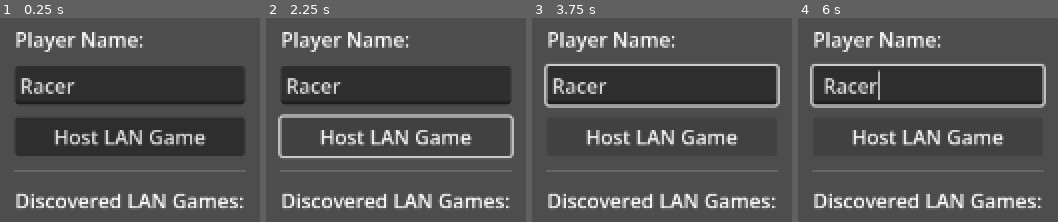
Above: before the commit, frames 1-4 (left to right).
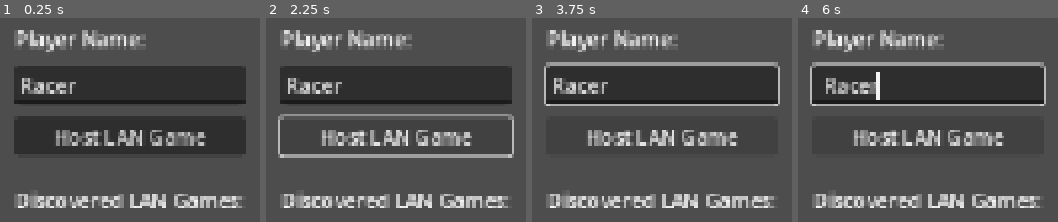
Above: after the commit, the same moments.

Repository: jensbroecher/mein-multiplayergame
Game: Godot game, scene res://Main.tscn
Two runs of this game, one before a commit and one after it. Both use one fixed random seed, a clock stepped at 60 frames per second and the inputs below.
Inputs:
- Up to frame 1 (0.25 s): no input
- Up to frame 2 (2.25 s): tap Enter at 0.5 s; hold Right (ui_right) 0.53-1.25 s; click "Host LAN Game" at 1.25 s; hold Down (ui_down) from 2.03 s (still down)
- Up to frame 3 (3.75 s): release Down (ui_down) at 2.78 s; hold Right (ui_right) 2.78-3.53 s; hold Up (ui_up) from 3.53 s (still down)
- Up to frame 4 (6 s): tap Space at 4.25, 5.75 s; release Up (ui_up) at 4.28 s; hold Left (ui_left) 4.28-5.78 s; tap Enter at 5 s; hold Down (ui_down) from 5.78 s (still down)

The runs differ from the first frame. In frame 1, 10% of the frame differs, in the area x 5-95%, y 5-94%; in frame 2, 13%; in frame 3, 13%; in frame 4, 13%.

Commit message:
Fix UI scaling on Retina displays and player spawn fall-through

Diff:
--- a/Level.tscn
+++ b/Level.tscn
@@ -8,6 +8,9 @@
 
 [sub_resource type="Sky" id="Sky_y"]
 sky_material = SubResource("ProceduralSkyMaterial_x")
+
+[sub_resource type="BoxShape3D" id="BoxShape3D_floor"]
+size = Vector3(100, 1, 100)
 
 [node name="Level" type="Node3D"]
 script = ExtResource("1_lev99")
@@ -22,8 +25,12 @@
 [node name="Track" type="Node3D" parent="."]
 
 [node name="Floor" type="CSGBox3D" parent="Track"]
-use_collision = true
 size = Vector3(100, 1, 100)
+
+[node name="StaticBody3D" type="StaticBody3D" parent="Track/Floor"]
+
+[node name="CollisionShape3D" type="CollisionShape3D" parent="Track/Floor/StaticBody3D"]
+shape = SubResource("BoxShape3D_floor")
 
 [node name="Obstacle1" type="CSGCylinder3D" parent="Track"]
 transform = Transform3D(1, 0, 0, 0, 1, 0, 0, 0, 1, 10, 2, 10)
--- a/project.godot
+++ b/project.godot
@@ -28,3 +28,7 @@
 
 window/size/viewport_width=1280
 window/size/viewport_height=720
+window/stretch/mode="canvas_items"
+window/stretch/aspect="expand"
+
+[rendering]
